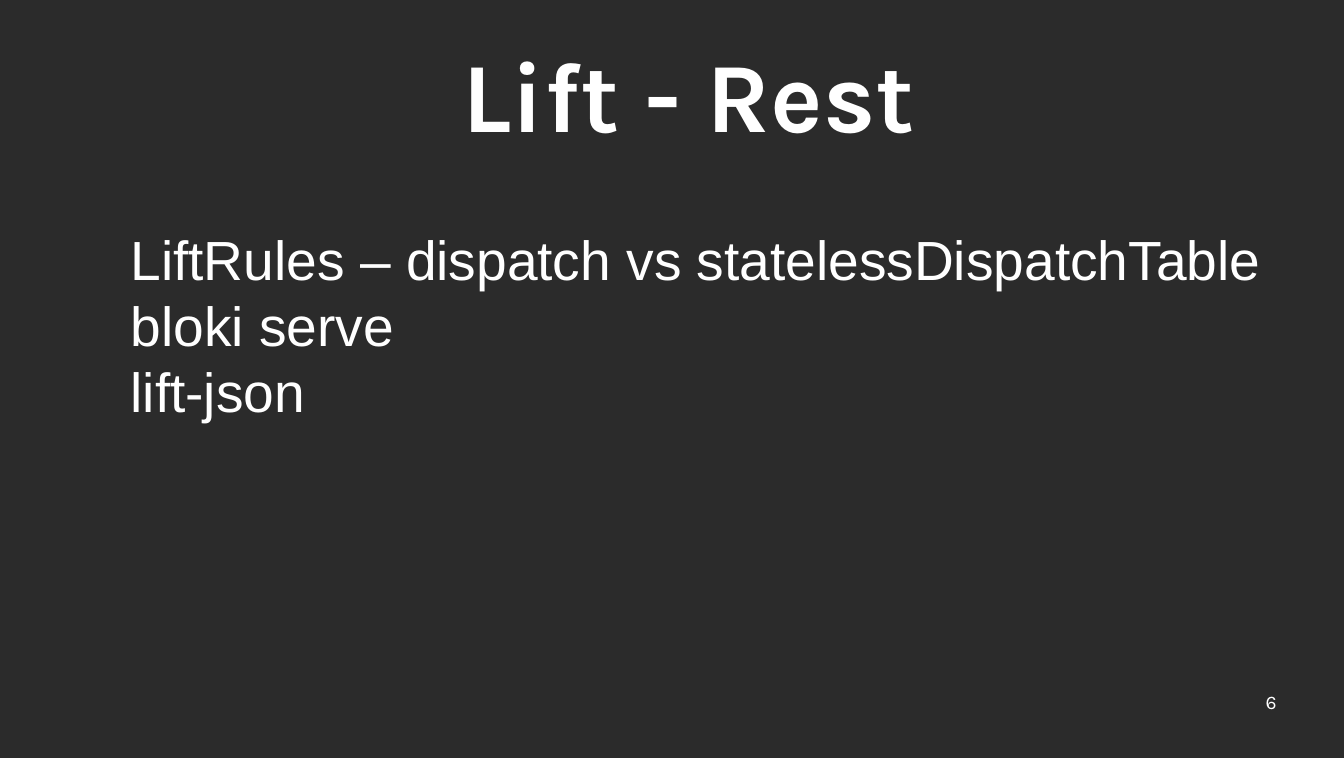
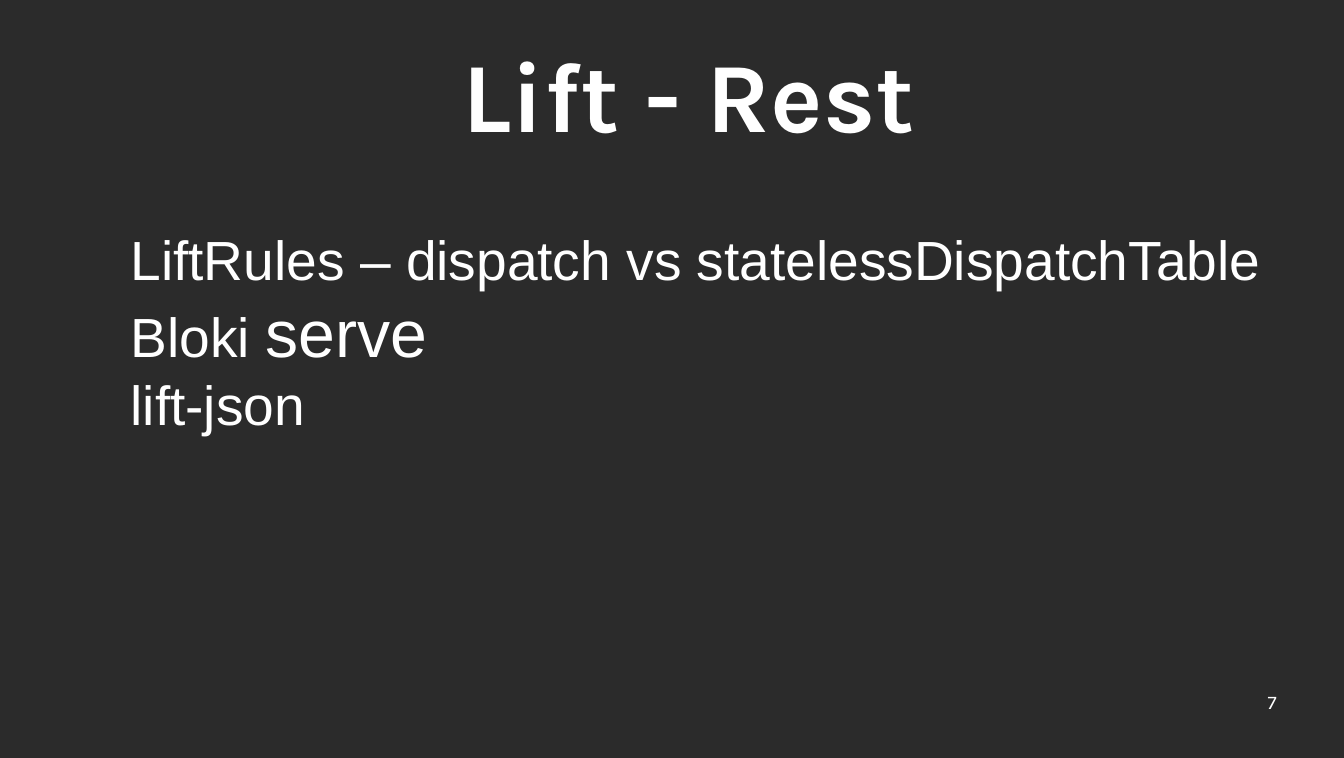
Before and after one commit to ScalaConsultants/lift-rest-demo, a slide deck: slide 7 of doc/lift-demo.odp (slide 6 before the commit). Drawn at 1344x758 pixels with LibreOffice and Linux fonts; fonts in the diff are those of the drawing; background and template pictures are left out; a plain dark background stands for a picture behind light text. Boxes give left, top, right and bottom in pixels: in the first picture for what was removed or moved away, otherwise in the second. Text is boxed around its words. In the diff, an @@ line names an element or a change of style, - is before the commit and + after.

```diff
--- a/doc/lift-demo.odp
+++ b/doc/lift-demo.odp
@@ text at (x1=131, y1=317, x2=427, y2=358): text changed @@
-bloki serve
+Bloki serve
@@ page number at (x1=1268, y1=697, x2=1277, y2=709): text changed @@
-6
+7
```
Also in this commit, not shown: 1 other slide changed, 3 slides added.
